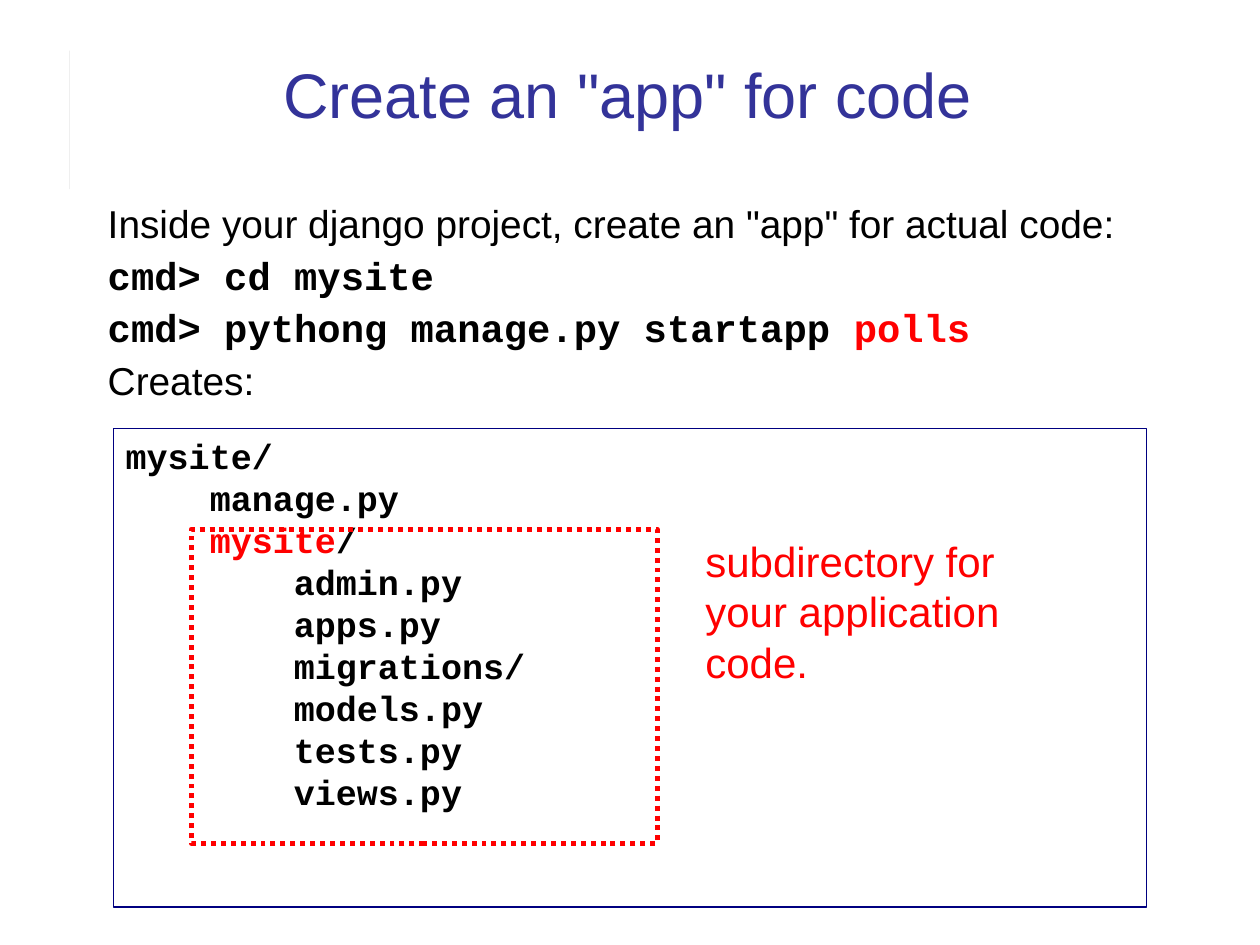
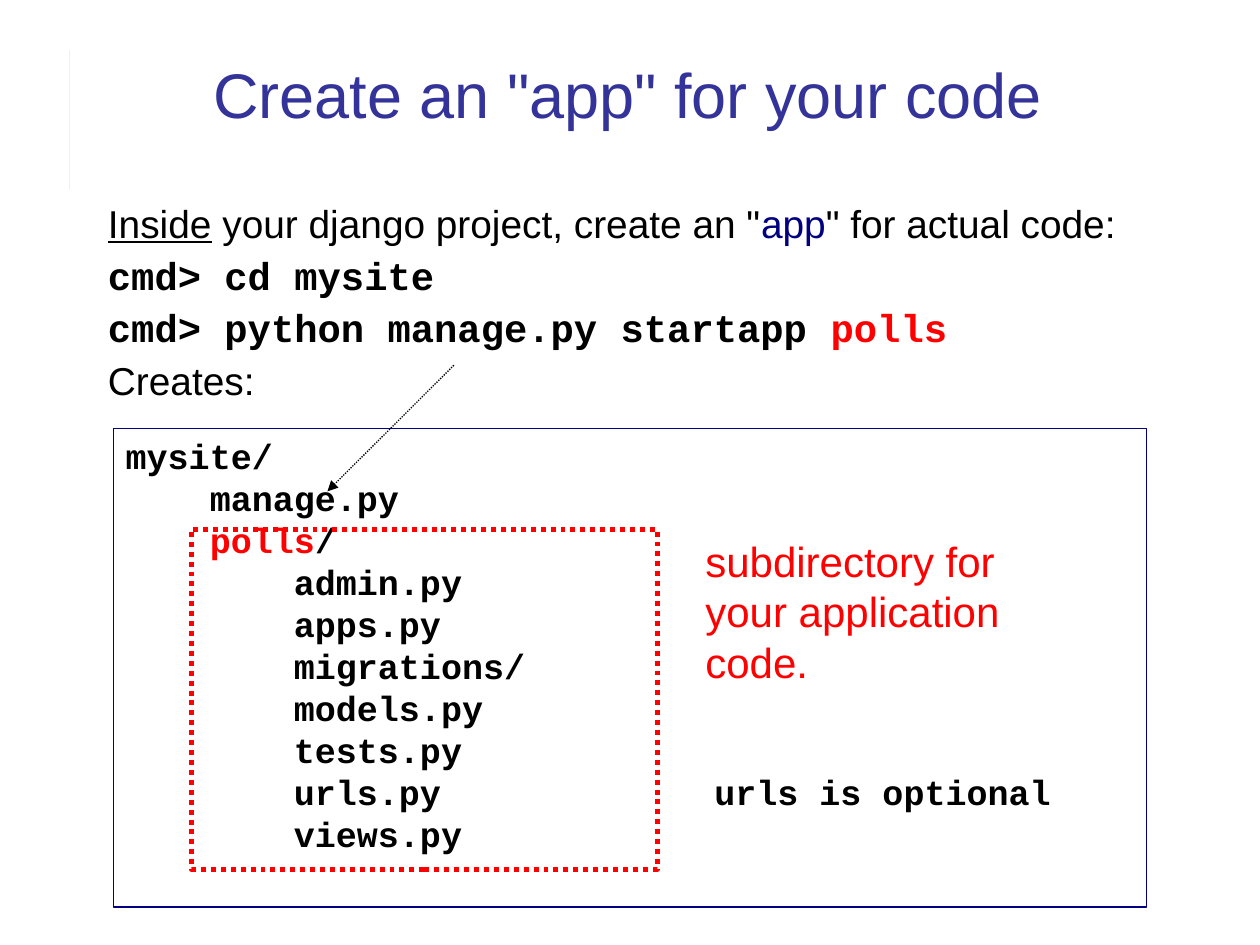
Before and after one commit to cpske/ISP, a slide deck: slide 11 of django/Intro-to-Django.ppt (slide 9 before the commit). Drawn at 1260x945 pixels with LibreOffice and Linux fonts; fonts in the diff are those of the drawing. Boxes give left, top, right and bottom in pixels: in the first picture for what was removed or moved away, otherwise in the second. Text is boxed around its words. In the diff, an @@ line names an element or a change of style, - is before the commit and + after.

Commit message:
Add intro to Django

```diff
--- a/django/Intro-to-Django.ppt
+++ b/django/Intro-to-Django.ppt
@@ title at (213,72,1042,130): text changed @@
-Create an "app" for code
+Create an "app" for your code
@@ text at (108,210,1116,396): text colour #000000 to #000080 in ""app""; underline on in "Inside"; indent changed @@
@@ text at (108,314,947,351): text changed @@
-cmd> pythong manage.py startapp polls
+cmd> python manage.py startapp polls
@@ arrow added from (454, 365) to (328, 491), #000000 0.74 pt dashed @@
@@ rectangle: place and size @@
-rectangle at (192,529,658,843)
+rectangle at (192,529,658,869)
@@ text in rectangle at (210,528,336,561): text changed @@
-mysite/
+polls/
@@ text in rectangle at (294,781,1050,813): paragraph added @@
+urls.py urls is optional
```
Also in this commit, not shown: 18 other slides changed, 6 slides added, 2 other files.
